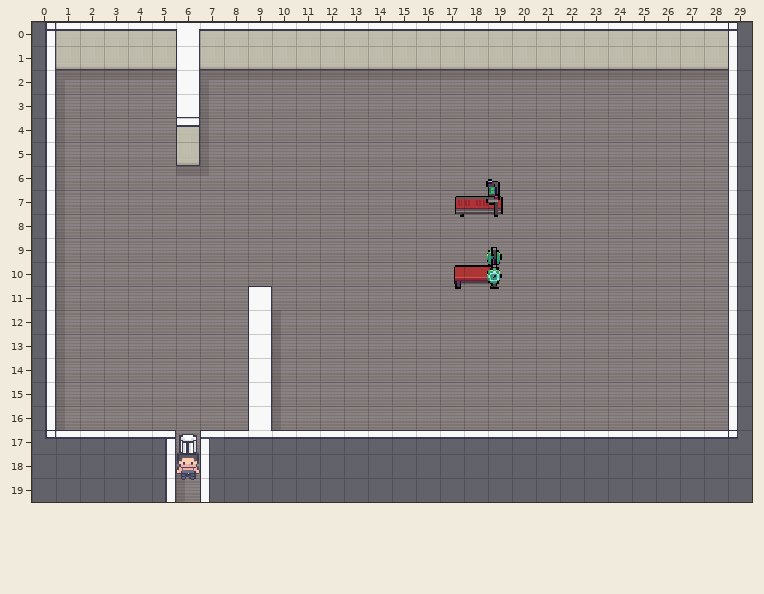
Two versions of a level (Tiled map, BulkChef_main/assets/maps/apartmentmap.tmx). Above: the version before the commit.
Cells are 16x16 px. Shown: x 0..29, y 0..19.
Once edited:
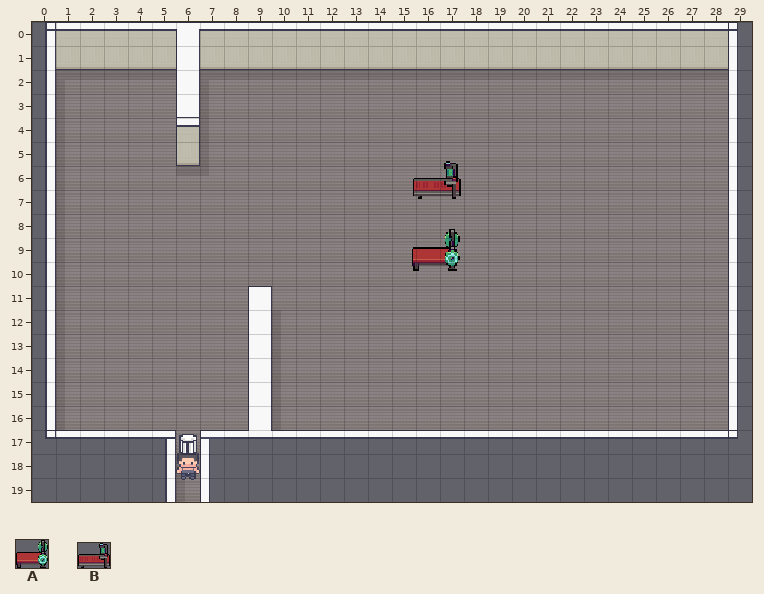
Key: from "objects": A 0 flipped left-right "bench", B 1 flipped left-right "treadmill".
Objects are placed by their top-left corner, in cells (3,4 is the top-left corner of cell 3,4); size is 1x1 cell unless given.
From old to new:
--- layer "objects"
-B "treadmill" at 17.6,6.5 size 2x1.6
+B "treadmill" at 15.9,5.8 size 2x1.6
-A "bench" at 17.6,9.4 size 2x1.8
+A "bench" at 15.9,8.6 size 2x1.8
